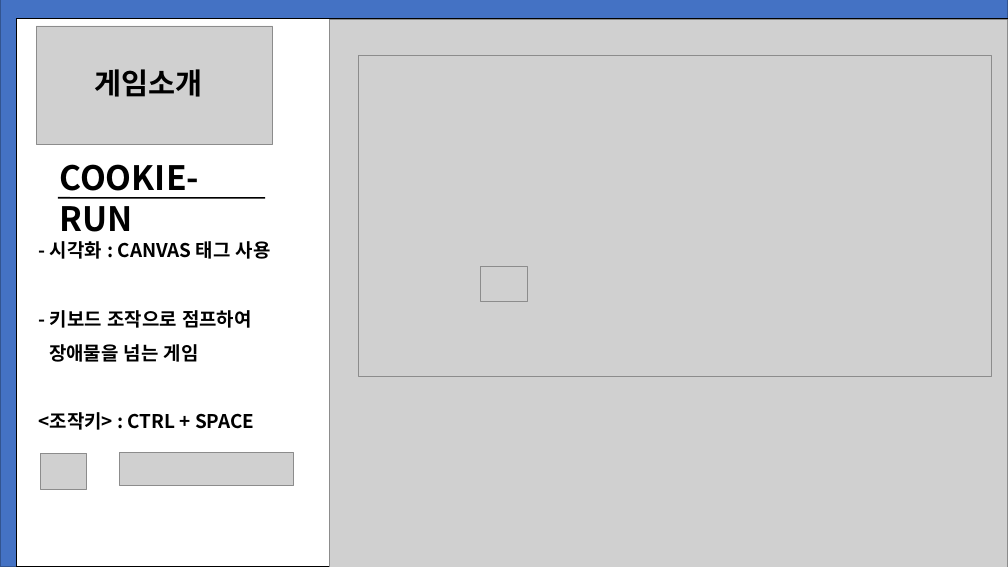
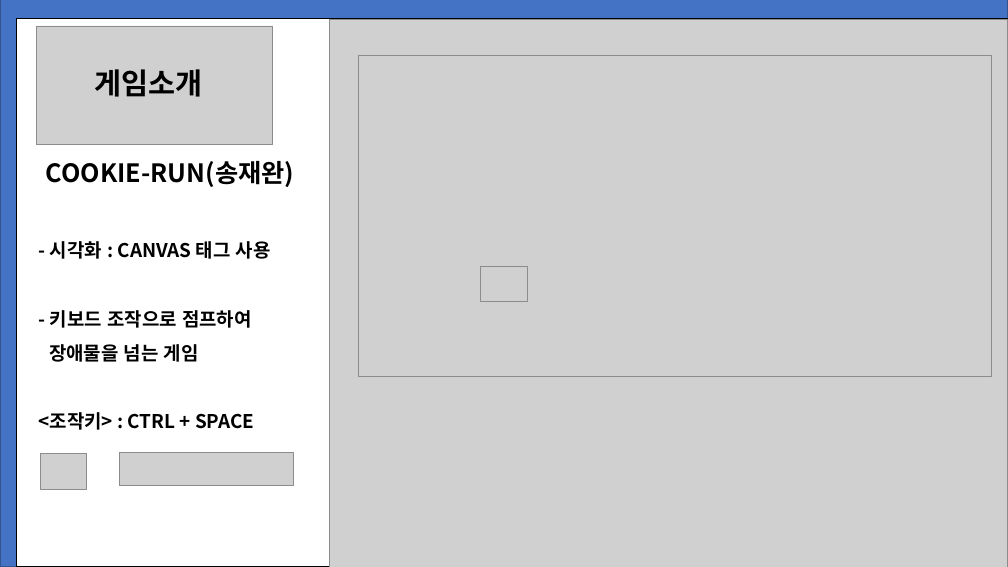
Before and after one commit to 0bliviat3/Tetris_js, a slide deck: slide 11 of JavaScriptProject_game/게임만들기.pptx. Drawn at 1008x567 pixels with LibreOffice and Linux fonts; fonts in the diff are those of the drawing; grey boxes stand for pictures. Boxes give left, top, right and bottom in pixels: in the first picture for what was removed or moved away, otherwise in the second. Text is boxed around its words. In the diff, an @@ line names an element or a change of style, - is before the commit and + after.

```diff
--- a/JavaScriptProject_game/게임만들기.pptx
+++ b/JavaScriptProject_game/게임만들기.pptx
@@ text at <box>46,161,294,187</box>: text changed; size 32 to 24 pt @@
-COOKIE-RUN
+COOKIE-RUN(송재완)
@@ line removed from (58, 198) to (265, 198) @@
```
Also in this commit, not shown: 7 other slides changed, 1 slide added, 1 other file.
